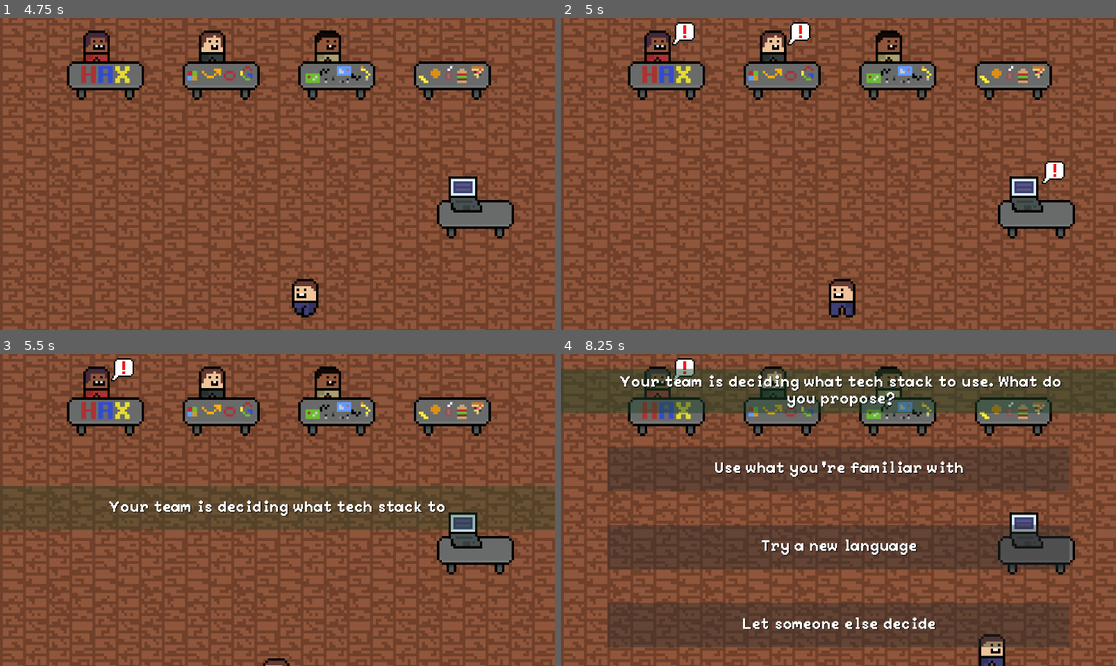
Above: before the commit, frames 1-4 (two rows, left to right).
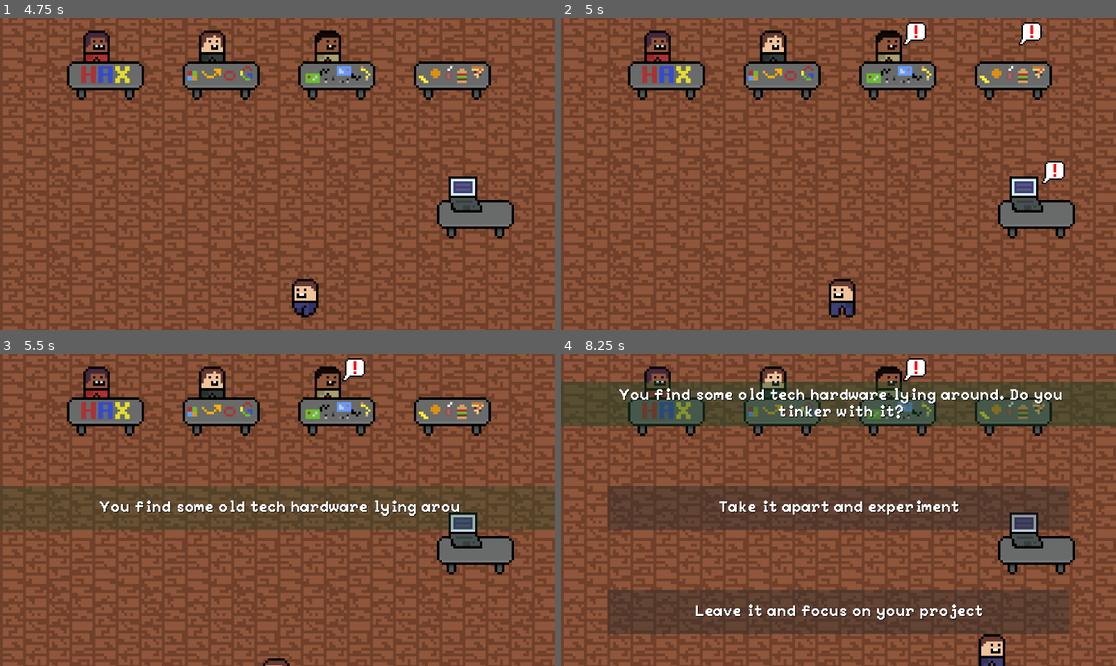
Above: after the commit, the same moments.

Repository: yuwex/bitcamp2025
Game: Godot game, scene res://scenes/game/main.tscn
Two runs of this game, one before a commit and one after it. Both use one fixed random seed, a clock stepped at 60 frames per second and the inputs below. This scene is started directly instead of the project's main scene.
Inputs:
- Up to frame 1 (4.75 s): tap Enter at 0.5, 2.75 s; hold D (right) 0.53-1.28 s; tap Space (interact) at 0.6, 2, 2.1, 3.6 s; hold S (down) 1.28-2.03 s; tap Shift (sprint) at 1.35, 2.85, 4.35 s; hold D (right) 2.03-2.78 s; hold W (up) 2.78-3.53 s; hold A (left) from 3.53 s (still down)
- Up to frame 2 (5 s): keep holding A (left)
- Up to frame 3 (5.5 s): release A (left) at 5.03 s; hold S (down) from 5.03 s (still down); tap Space (interact) at 5.1 s
- Up to frame 4 (8.25 s): release S (down) at 5.78 s; hold D (right) 5.78-6.53 s; tap Shift (sprint) at 5.85, 7.35 s; hold W (up) 6.53-7.28 s; tap Space (interact) at 6.6, 8.1 s; hold D (right) 7.28-8.03 s; hold S (down) from 8.03 s (still down)

Frame 1 is identical in both runs. In frame 2, 0.9% of the frame differs, in the area x 19-87%, y 1-9%; in frame 3, 1.8%; in frame 4, 48%, in the area x 0-100%, y 1-94%.

Commit message:
my stuff

Diff:
--- a/scenes/game/main.gd
+++ b/scenes/game/main.gd
@@ -14,4 +14,5 @@
 	timer.paused = true
 
 func _on_event_completed() -> void:
+	GameManager.eventCompleted()
 	timer.paused = false
--- a/scenes/gamelogic/gameManager.gd
+++ b/scenes/gamelogic/gameManager.gd
@@ -31,8 +31,13 @@
 	print("Until next event: ", events_start_cooldown)
 	print("Until event end: ", events_end_cooldown)
 
+static func eventCompleted() -> void:
+	events_active = false
+	events_start_cooldown = 45
+	events_end_cooldown = 0
+
 static func triggerEvents() -> void:
-	var stations : Array[Event.Station] = [Event.Station.HACKING, Event.Station.SPONSOR, Event.Station.FOOD, Event.Station.HARDWARE, Event.Station.WORKSHOP, Event.Station.EXIT, Event.Station.PRESENTATION]
+	var stations : Array[Event.Station] = [Event.Station.HACKING, Event.Station.SPONSOR, Event.Station.FOOD, Event.Station.HARDWARE, Event.Station.WORKSHOP]
 	var events = chooseEvents(stations, Stats.stats, 3)
 	GlobalSignals.emit_signal("start_events", events)
 
--- a/scenes/station/event interface/eventinterface.gd
+++ b/scenes/station/event interface/eventinterface.gd
@@ -13,10 +13,10 @@
 
 func _ready() -> void:
 
-	### TESTING
-	EventManager.initEvents()
-	event = EventManager.allEvents[0]
-	###
+	#### TESTING
+	#EventManager.initEvents()
+	#event = EventManager.allEvents[0]
+	####
 
 	assert(event, "Event must be passed")
 
--- a/scenes/station/station interaction/interact.gd
+++ b/scenes/station/station interaction/interact.gd
@@ -9,9 +9,11 @@
 
 func _on_area_entered(area: Area2D) -> void:
 	in_zone = true
+	print(in_zone)
 
 func _on_area_exited(area: Area2D) -> void:
 	in_zone = false
+	print(in_zone)
 
 func _process(delta: float) -> void:
 	if in_zone and Input.is_action_just_pressed("interact") and has_event:
Not shown: 1 places in scenes/game/main.tscn that only renumber resources
